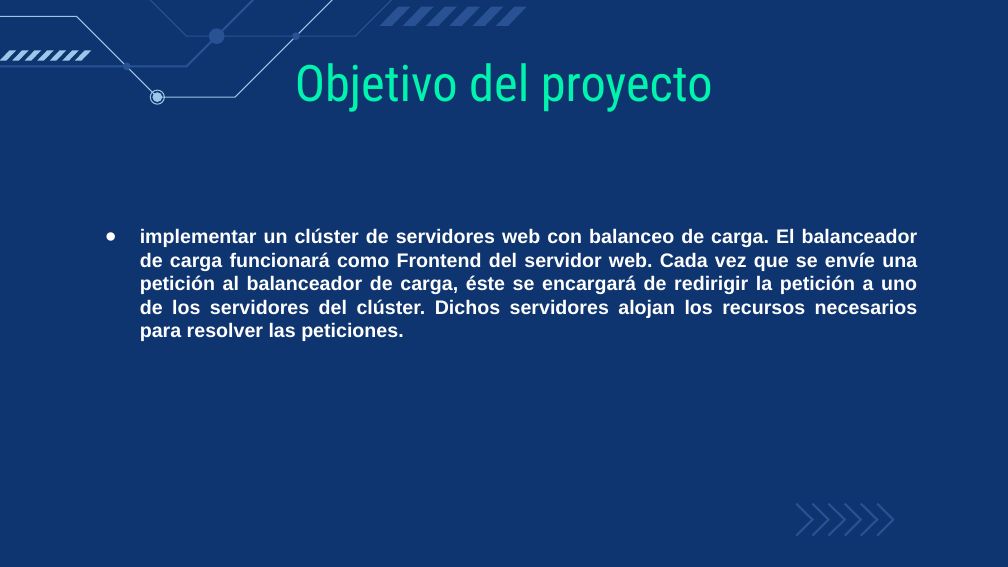
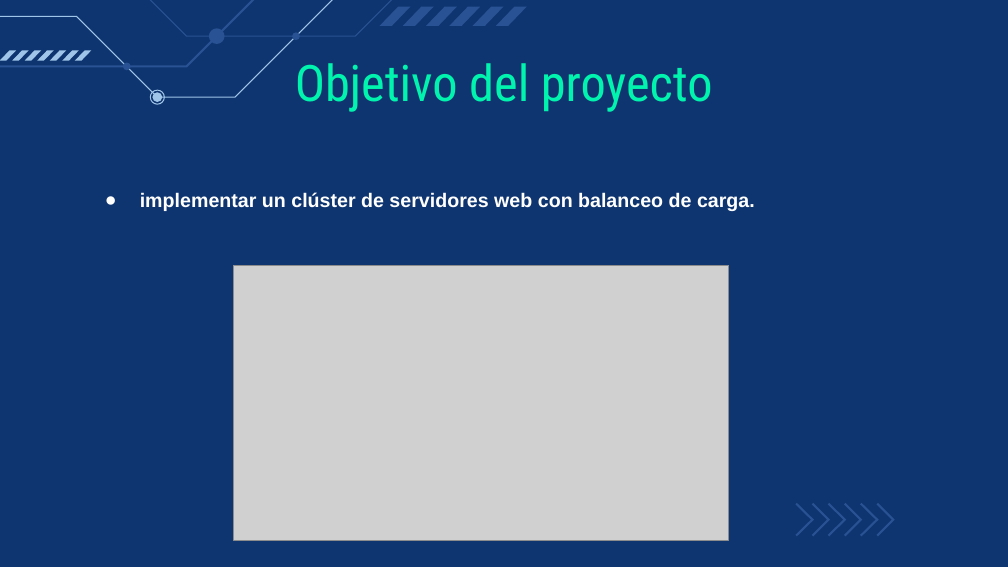
Before and after one commit to juanestebanalarcon/ServiciosTelematicos2022_1, a slide deck: slide 6 of Proyecto final/Proyecto final - Servicios Telemáticos 2022-1 _ Team Rocket.pptx (slide 10 before the commit). Drawn at 1008x567 pixels with LibreOffice and Linux fonts; fonts in the diff are those of the drawing; grey boxes stand for pictures. Boxes give left, top, right and bottom in pixels: in the first picture for what was removed or moved away, otherwise in the second. Text is boxed around its words. In the diff, an @@ line names an element or a change of style, - is before the commit and + after.

```diff
--- a/Proyecto final/Proyecto final - Servicios Telemáticos 2022-1 _ Team Rocket.pptx
+++ b/Proyecto final/Proyecto final - Servicios Telemáticos 2022-1 _ Team Rocket.pptx
@@ text added at (x1=140, y1=192, x2=755, y2=211), 14 pt, text #FFFFFF, bold @@
+● implementar un clúster de servidores web con balanceo de carga.
@@ text removed at (x1=140, y1=228, x2=918, y2=341) @@
-● implementar un clúster de servidores web con balanceo de carga. El balanceador de carga funcionará como Frontend del servidor web. Cada vez que se envíe una petición al balanceador de carga, éste se encargará de redirigir la petición a uno de los servidores del clúster. Dichos servidores alojan los recursos necesarios para resolver las peticiones.
@@ picture added at (x1=234, y1=265, x2=730, y2=540) @@
```
Also in this commit, not shown: 7 other slides changed, 1 slide added, 1 other file.
